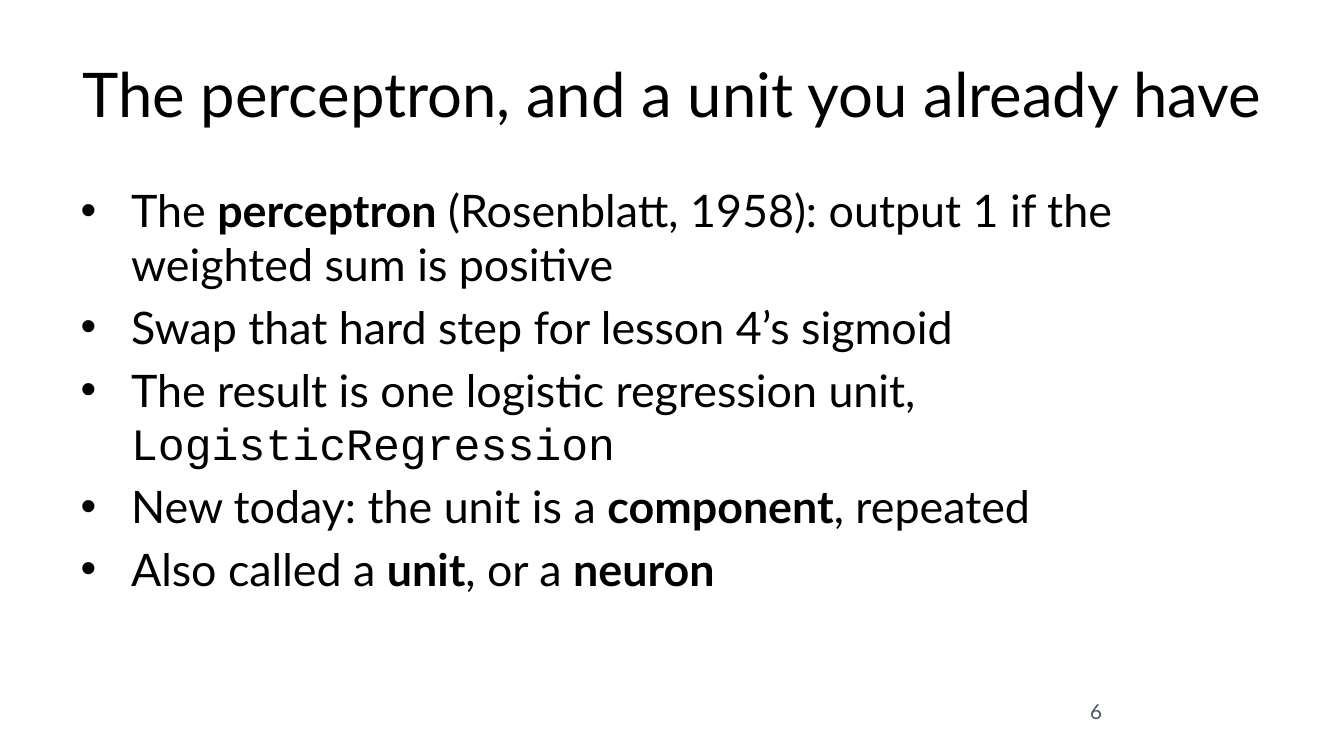
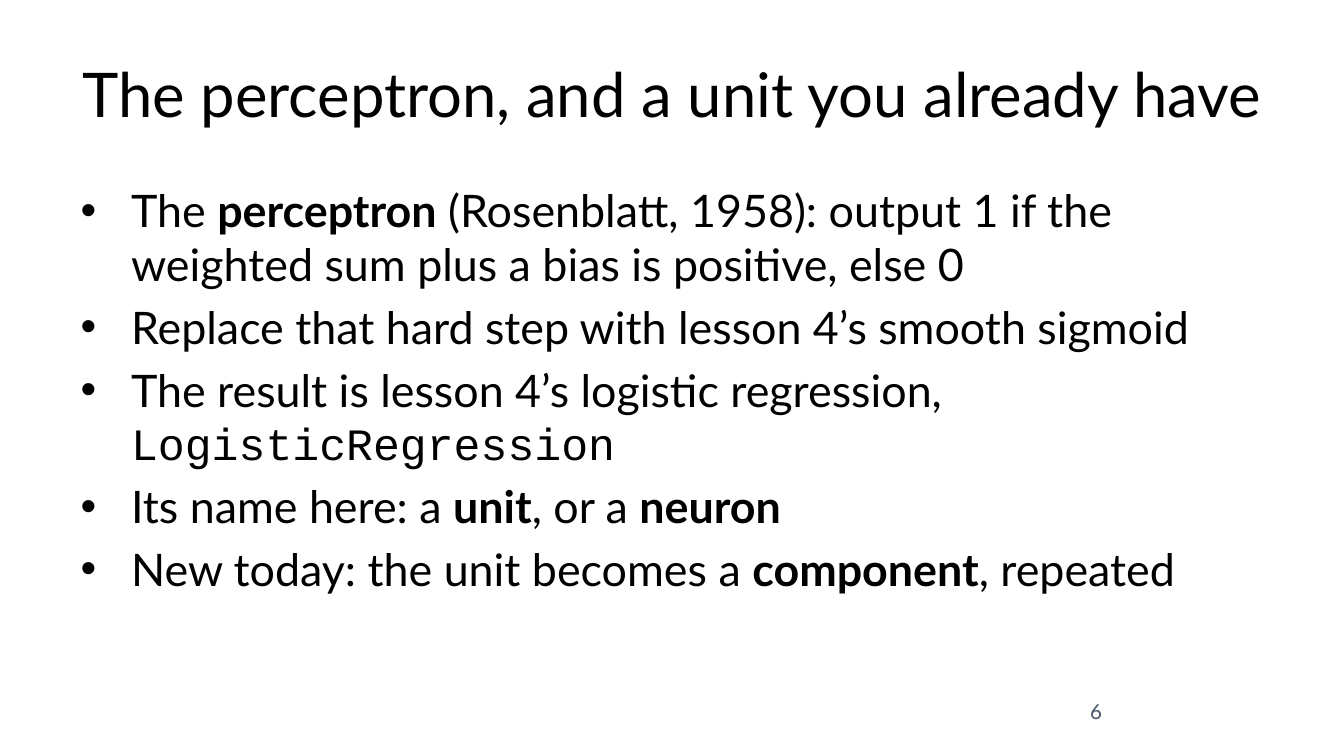
Before and after one commit to fabioantonini/technologies-for-artificial-intelligence, a slide deck: slide 6 of Lessons/09_neural_networks/Slides/neural_networks_slides.pptx. Drawn at 1344x756 pixels with LibreOffice and Linux fonts; fonts in the diff are those of the drawing; background and template pictures are left out. Boxes give left, top, right and bottom in pixels: in the first picture for what was removed or moved away, otherwise in the second. Text is boxed around its words. In the diff, an @@ line names an element or a change of style, - is before the commit and + after.

```diff
--- a/Lessons/09_neural_networks/Slides/neural_networks_slides.pptx
+++ b/Lessons/09_neural_networks/Slides/neural_networks_slides.pptx
@@ text at [131, 192, 1189, 594]: text changed @@
-• The perceptron (Rosenblatt, 1958): output 1 if the weighted sum is positive
-• Swap that hard step for lesson 4’s sigmoid
-• The result is one logistic regression unit, LogisticRegression
-• New today: the unit is a component, repeated
-• Also called a unit, or a neuron
+• The perceptron (Rosenblatt, 1958): output 1 if the weighted sum plus a bias is positive, else 0
+• Replace that hard step with lesson 4’s smooth sigmoid
+• The result is lesson 4’s logistic regression, LogisticRegression
+• Its name here: a unit, or a neuron
+• New today: the unit becomes a component, repeated
```
Also in this commit, not shown: 31 other slides changed, 1 slide added, 1 slide removed, 18 other files.
